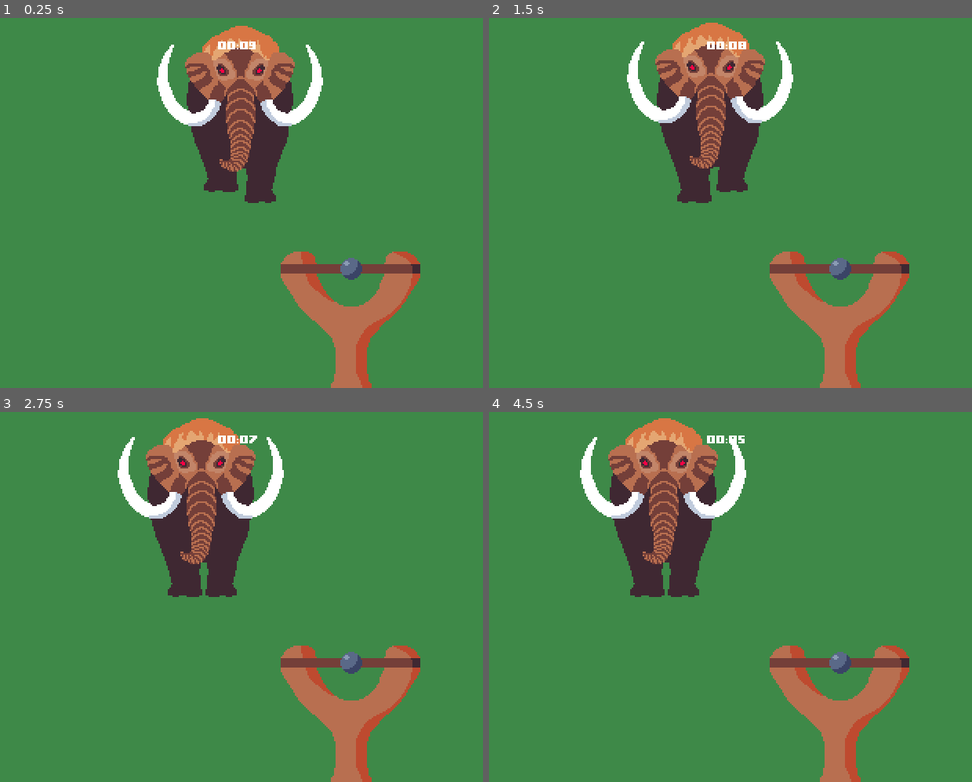
Above: before the commit, frames 1-4 (two rows, left to right).
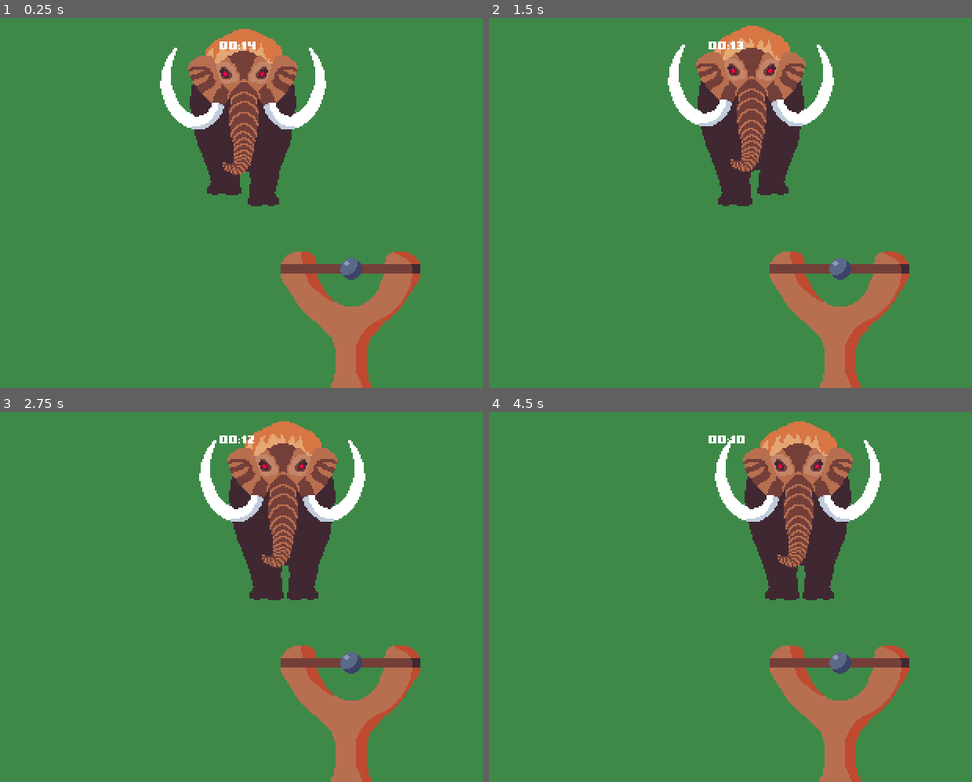
Above: after the commit, the same moments.

Repository: mattismoel/jam-project
Game: Godot game, scene res://scene/level/stone-age-level/minigame/stone_age_minigame.tscn
The game is run twice, just before and just after one commit, with the same random seed, the same clock (stepped at 60 frames per second) and the same inputs. This scene is started directly instead of the project's main scene.
Inputs (mouse positions are in pixels of both pictures, inside the frame that each line leads up to):
- Up to frame 1 (0.25 s): no input
- Up to frame 2 (1.5 s): move the mouse to (841, 269) at 0.52 s; click (841, 269) at 0.6 s; move the mouse to (629, 217) at 1.27 s; click (629, 217) at 1.35 s
- Up to frame 3 (2.75 s): move the mouse to (289, 511) at 2.02 s; click (289, 511) at 2.1 s
- Up to frame 4 (4.5 s): move the mouse to (701, 667) at 2.77 s; click (701, 667) at 2.85 s; move the mouse to (880, 648) at 3.52 s; click (880, 648) at 3.6 s; move the mouse to (575, 537) at 4.27 s; click (575, 537) at 4.35 s

The runs differ from the first frame. In frame 1, 3.8% of the frame differs, in the area x 32-68%, y 2-51%; in frame 2, 12%; in frame 3, 16%; in frame 4, 19%, in the area x 18-82%, y 1-51%.

Commit message:
added blueprint

Diff:
--- /dev/null
+++ b/scene/level/stone-age-level/blueprint/stone_age_tutorial.tscn
@@ -0,0 +1,146 @@
+[gd_scene load_steps=7 format=3 uid="uid://c45o430um53hh"]
+
+[ext_resource type="Script" path="res://scene/tutorial-blueprint/tutorial_blueprint.gd" id="1_l073x"]
+[ext_resource type="Theme" uid="uid://cd478ei76tbcf" path="res://scene/ui/default_theme.tres" id="2_apgou"]
+[ext_resource type="Texture2D" uid="uid://br7lcv6wr6676" path="res://scene/tutorial-blueprint/asset/background.png" id="3_c1ldj"]
+[ext_resource type="Texture2D" uid="uid://dt6akb6ncemr5" path="res://asset/ui_spritesheet.png" id="4_pw3s8"]
+[ext_resource type="Texture2D" uid="uid://dq2a4t5w7xx5h" path="res://scene/level/stone-age-level/asset/blueprint.png" id="5_ctxuq"]
+
+[sub_resource type="AtlasTexture" id="AtlasTexture_uxfun"]
+atlas = ExtResource("4_pw3s8")
+region = Rect2(80, 16, 6, 8)
+
+[node name="TutorialBlueprint" type="CanvasLayer"]
+script = ExtResource("1_l073x")
+
+[node name="Control" type="Control" parent="."]
+layout_mode = 3
+anchors_preset = 15
+anchor_right = 1.0
+anchor_bottom = 1.0
+grow_horizontal = 2
+grow_vertical = 2
+theme = ExtResource("2_apgou")
+
+[node name="Background" type="TextureRect" parent="Control"]
+layout_mode = 1
+anchors_preset = 15
+anchor_right = 1.0
+anchor_bottom = 1.0
+grow_horizontal = 2
+grow_vertical = 2
+texture = ExtResource("3_c1ldj")
+metadata/_edit_lock_ = true
+
+[node name="TextureRect" type="TextureRect" parent="Control"]
+layout_mode = 1
+anchors_preset = 15
+anchor_right = 1.0
+anchor_bottom = 1.0
+grow_horizontal = 2
+grow_vertical = 2
+texture = ExtResource("5_ctxuq")
+metadata/_edit_lock_ = true
+
+[node name="Label" type="Label" parent="Control/TextureRect"]
+layout_mode = 0
+offset_left = 121.0
+offset_top = 144.0
+offset_right = 264.0
+offset_bottom = 152.0
+size_flags_vertical = 1
+text = "angry mammoth"
+horizontal_alignment = 1
+vertical_alignment = 1
+
+[node name="Label2" type="Label" parent="Control/TextureRect"]
+layout_mode = 0
+offset_left = 198.0
+offset_top = 82.0
+offset_right = 341.0
+offset_bottom = 90.0
+size_flags_vertical = 1
+text = "fire slingshot!
+"
+horizontal_alignment = 1
+vertical_alignment = 1
+
+[node name="MarginContainer" type="MarginContainer" parent="Control"]
+layout_mode = 1
+anchors_preset = 15
+anchor_right = 1.0
+anchor_bottom = 1.0
+grow_horizontal = 2
+grow_vertical = 2
+theme_override_constants/margin_left = 2
+theme_override_constants/margin_top = 2
+theme_override_constants/margin_right = 2
+theme_override_constants/margin_bottom = 2
+metadata/_edit_lock_ = true
+
+[node name="MarginContainer" type="MarginContainer" parent="Control/MarginContainer"]
+custom_minimum_size = Vector2(111, 31)
+layout_mode = 2
+size_flags_horizontal = 8
+size_flags_vertical = 8
+theme_override_constants/margin_left = 2
+theme_override_constants/margin_top = 2
+
+[node name="VBoxContainer" type="VBoxContainer" parent="Control/MarginContainer/MarginContainer"]
+layout_mode = 2
+
+[node name="TitleLabel" type="Label" parent="Control/MarginContainer/MarginContainer/VBoxContainer"]
+unique_name_in_owner = true
+layout_mode = 2
+size_flags_vertical = 6
+theme_override_font_sizes/font_size = 7
+text = "Blueprint Title"
+horizontal_alignment = 1
+
+[node name="HBoxContainer" type="HBoxContainer" parent="Control/MarginContainer/MarginContainer/VBoxContainer"]
+layout_mode = 2
+size_flags_vertical = 3
+theme_override_constants/separation = 1
+
+[node name="Control" type="HBoxContainer" parent="Control/MarginContainer/MarginContainer/VBoxContainer/HBoxContainer"]
+custom_minimum_size = Vector2(47, 0)
+layout_mode = 2
+alignment = 1
+
+[node name="TextureRect" type="TextureRect" parent="Control/MarginContainer/MarginContainer/VBoxContainer/HBoxContainer/Control"]
+layout_mode = 2
+size_flags_horizontal = 0
+texture = SubResource("AtlasTexture_uxfun")
+stretch_mode = 3
+
+[node name="Label" type="Label" parent="Control/MarginContainer/MarginContainer/VBoxContainer/HBoxContainer/Control"]
+layout_mode = 2
+size_flags_vertical = 1
+text = "00:23"
+horizontal_alignment = 1
+vertical_alignment = 1
+
+[node name="LevelCountLabel" type="Label" parent="Control/MarginContainer/MarginContainer/VBoxContainer/HBoxContainer"]
+unique_name_in_owner = true
+layout_mode = 2
+size_flags_horizontal = 3
+size_flags_vertical = 1
+text = "05/10"
+horizontal_alignment = 1
+vertical_alignment = 1
+
+[node name="ContinueButton" type="Button" parent="Control"]
+unique_name_in_owner = true
+layout_mode = 1
+anchors_preset = 1
+anchor_left = 1.0
+anchor_right = 1.0
+offset_left = -80.0
+offset_top = 12.0
+offset_right = -16.0
+offset_bottom = 32.0
+grow_horizontal = 0
+size_flags_horizontal = 8
+size_flags_vertical = 0
+text = "Understood >"
+metadata/_edit_lock_ = true
--- a/scene/level/stone-age-level/minigame/mammoth.gd
+++ b/scene/level/stone-age-level/minigame/mammoth.gd
@@ -4,7 +4,7 @@
 var direction: Vector2
 
 func _ready() -> void:
-    direction = Vector2.LEFT
+    direction = Vector2.RIGHT
 
 func _physics_process(delta: float) -> void:
     if !get_viewport_rect().has_point(global_position):
--- a/scene/level/stone-age-level/minigame/stone_age_minigame.tscn
+++ b/scene/level/stone-age-level/minigame/stone_age_minigame.tscn
@@ -54,12 +54,13 @@
 projectile = NodePath("Sling shot/Projectile")
 mammoth = NodePath("Mammoth")
 animation_of_mammoth = NodePath("Mammoth/AnimatedSprite2D")
+_duration = 15.0
 _game_timer = NodePath("CountdownTimer")
 _minigame_ui = NodePath("MinigameUI")
 
 [node name="Mammoth" type="Node2D" parent="."]
 z_index = 3
-position = Vector2(154, 115)
+position = Vector2(150, 117)
 script = ExtResource("1_fffu5")
 
 [node name="AnimatedSprite2D" type="AnimatedSprite2D" parent="Mammoth"]
--- a/scene/level/stone-age-level/stone_age_level.tscn
+++ b/scene/level/stone-age-level/stone_age_level.tscn
@@ -4,8 +4,8 @@
 [ext_resource type="Script" path="res://scene/level/level.gd" id="1_g1t6x"]
 [ext_resource type="Script" path="res://script/score_manager.gd" id="2_74tog"]
 [ext_resource type="Script" path="res://script/tower_stat.gd" id="2_al3v5"]
+[ext_resource type="PackedScene" uid="uid://c45o430um53hh" path="res://scene/level/stone-age-level/blueprint/stone_age_tutorial.tscn" id="2_bkjbs"]
 [ext_resource type="PackedScene" uid="uid://dyquehg06r5tj" path="res://scene/level/stone-age-level/stone_age_tower.tscn" id="3_d8m5n"]
-[ext_resource type="PackedScene" uid="uid://bga4am3fmln5e" path="res://scene/tutorial-blueprint/tutorial.tscn" id="3_vgd1y"]
 [ext_resource type="PackedScene" uid="uid://bg3k3jej6jlfx" path="res://scene/level/stone-age-level/minigame/stone_age_minigame.tscn" id="4_l611u"]
 [ext_resource type="PackedScene" uid="uid://b4gvapy7q4vb" path="res://scene/control-room/control_room.tscn" id="7_vbjw0"]
 
@@ -16,7 +16,7 @@
 
 [node name="StoneageLevel" type="Node2D" node_paths=PackedStringArray("_tower", "_console")]
 script = ExtResource("1_g1t6x")
-_blueprint_scene = ExtResource("3_vgd1y")
+_blueprint_scene = ExtResource("2_bkjbs")
 _minigame_scene = ExtResource("4_l611u")
 _tower = NodePath("Stoneage Tower")
 _console = NodePath("ControlRoom/Console")
Binary file added: scene/level/stone-age-level/asset/aseprite/blueprint.aseprite
Binary file added: scene/level/stone-age-level/asset/blueprint.png
Not shown, added: scene/level/stone-age-level/asset/blueprint.png.import
